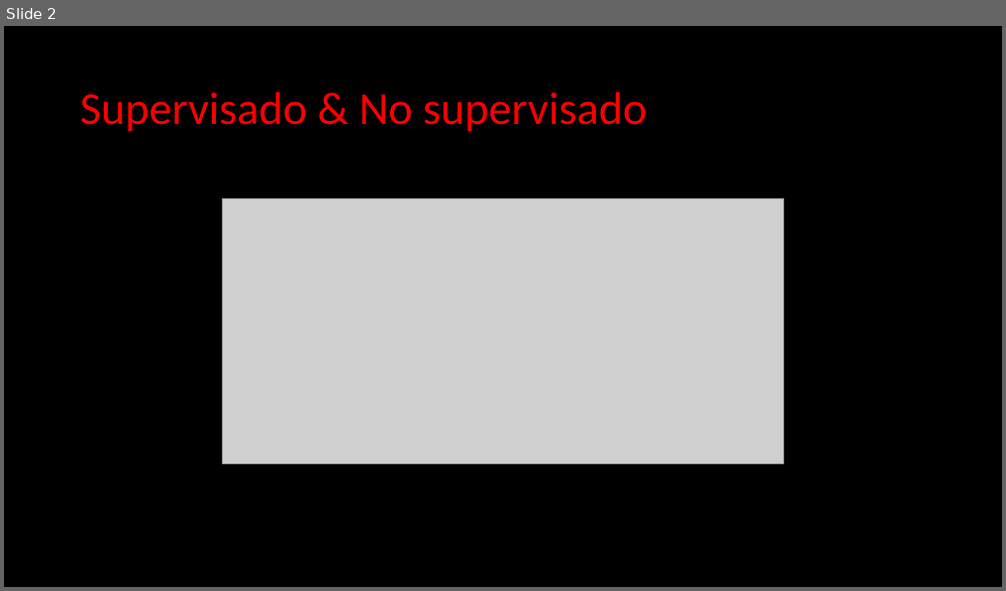
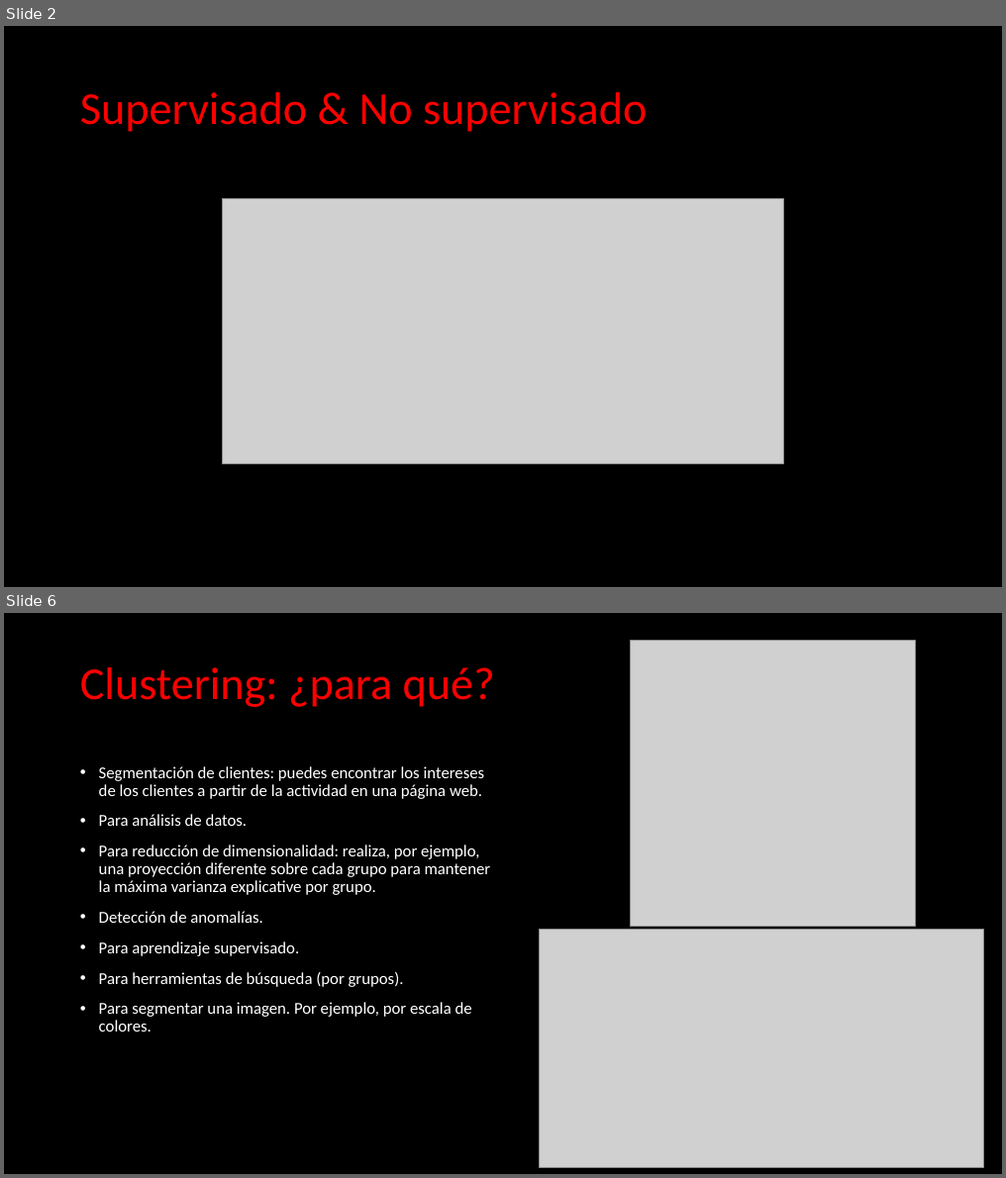
Before and after one commit to Clapiniella/data_science_jun_2020, a slide deck: week10/day4/theory/Machine Learning - Unsupervised Learning.pptx. Shown one above the other, each under a label of ours: slide 2 before the commit, slides 2 and 6 after it; the slides between them are not shown. The pictures are 1006x591 and 1006x1178 pixels, drawn with LibreOffice and Linux fonts; fonts in the diff are those of the drawing; grey boxes stand for pictures. Boxes give left, top, right and bottom in pixels: in the first picture for what was removed or moved away, otherwise in the second. Text is boxed around its words. In the diff, an @@ line names an element or a change of style, - is before the commit and + after.

```diff
--- a/week10/day4/theory/Machine Learning - Unsupervised Learning.pptx
+++ b/week10/day4/theory/Machine Learning - Unsupervised Learning.pptx
@@ slide 6 added at (4, 613, 1002, 1174), background #000000 @@
@@ picture added at (631, 641, 915, 927) @@
@@ title added at (80, 667, 495, 707), 44 pt, text #FF0000 @@
+Clustering: ¿para qué?
@@ text added at (99, 766, 491, 1032), 16 pt, text #FFFFFF @@
+• Segmentación de clientes: puedes encontrar los intereses de los clientes a partir de la actividad en una página web.
+• Para análisis de datos.
+• Para reducción de dimensionalidad: realiza, por ejemplo, una proyección diferente sobre cada grupo para mantener la máxima varianza explicative por grupo.
+• Detección de anomalías.
+• Para aprendizaje supervisado.
+• Para herramientas de búsqueda (por grupos).
+• Para segmentar una imagen. Por ejemplo, por escala de colores.
@@ picture added at (540, 929, 984, 1167) @@
```
Also in this commit, not shown: 9 other slides added, 10 slides removed, 2 other files.
